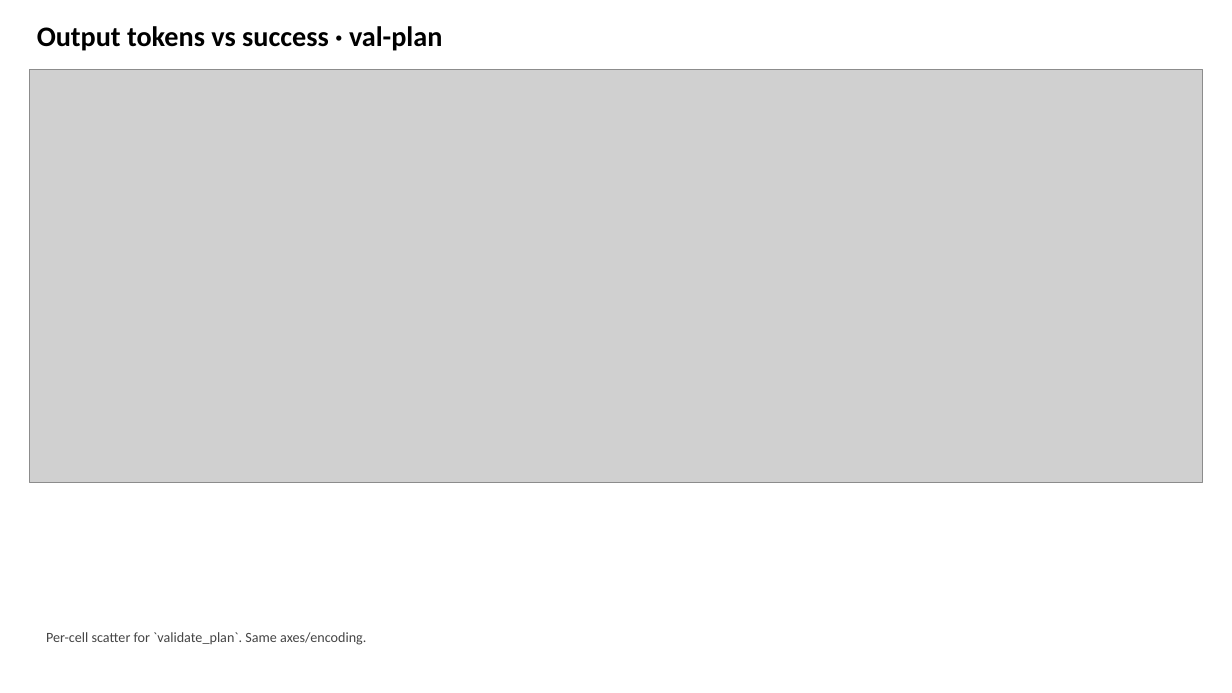
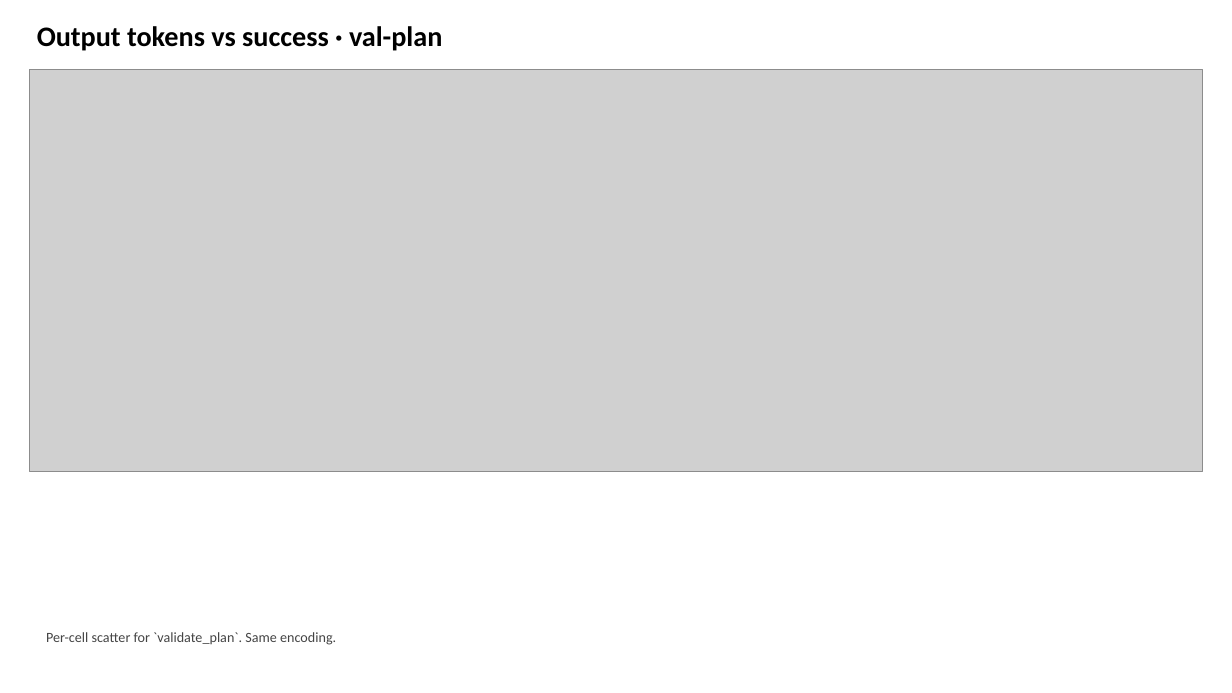
Before and after one commit to SPL-BGU/pddl-copilot-experiments, a slide deck: slide 24 of checkpoints/sweep5-live/pddl_copilot_sweep5_live.pptx. Drawn at 1232x693 pixels with LibreOffice and Linux fonts; fonts in the diff are those of the drawing; grey boxes stand for pictures. Boxes give left, top, right and bottom in pixels: in the first picture for what was removed or moved away, otherwise in the second. Text is boxed around its words. In the diff, an @@ line names an element or a change of style, - is before the commit and + after.

Commit message:
analyzer: add tokens-vs-success per-cell scatter slides to deck
Five new slides (one per task) plot median completion tokens vs success%
on a 1x2 (think off/on) grid. Color = arm, marker shape = model; per-arm
lines connect models sorted by x so each line traces the within-arm
correlation between cell verbosity and success across model sizes.

Per-cell aggregation avoids the within-cell difficulty + truncation-cliff
confounds of a binned-by-token curve. Wilson 95% CIs on success%; medians
reuse the existing _completion_median path so the new slides stay
consistent with the bar-chart token slides.

```diff
--- a/checkpoints/sweep5-live/pddl_copilot_sweep5_live.pptx
+++ b/checkpoints/sweep5-live/pddl_copilot_sweep5_live.pptx
@@ picture: place and size @@
-picture at (30, 69, 1203, 482)
+picture at (30, 69, 1203, 471)
@@ text at (46, 632, 336, 645): text changed @@
-Per-cell scatter for `validate_plan`. Same axes/encoding.
+Per-cell scatter for `validate_plan`. Same encoding.
```
Also in this commit, not shown: 4 other slides changed, 1 other file.
